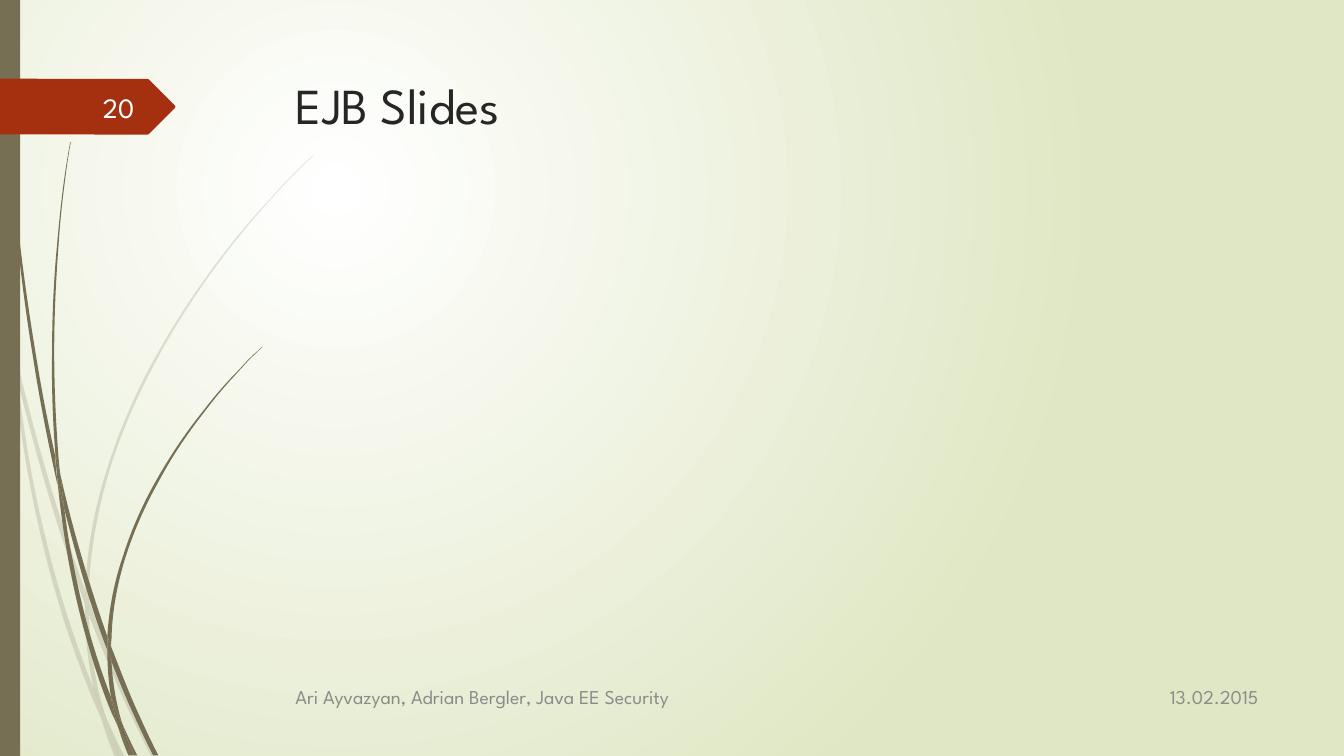
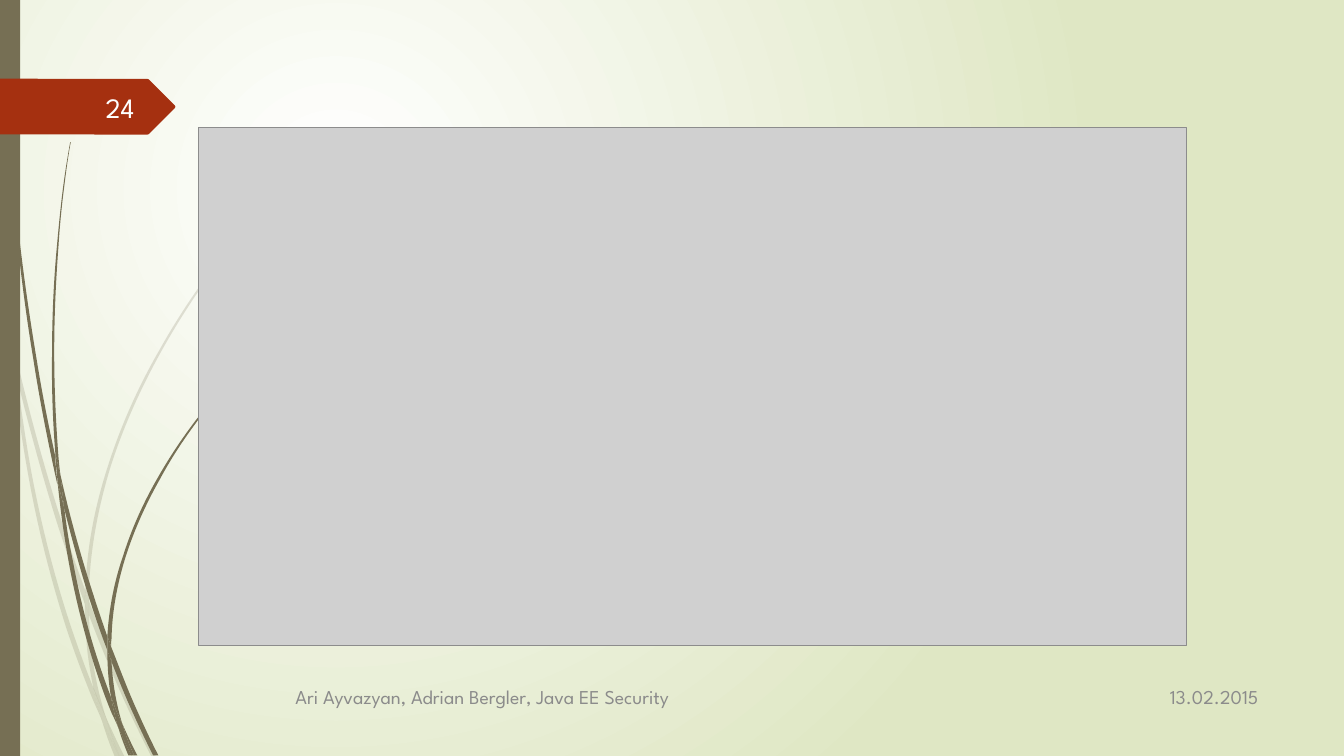
Before and after one commit to aayvazyan-tgm/JavaEESecurityExample, a slide deck: slide 24 of doc/Java EE - Security.pptx (slide 20 before the commit). Drawn at 1344x756 pixels with LibreOffice and Linux fonts; fonts in the diff are those of the drawing; grey boxes stand for pictures. Boxes give left, top, right and bottom in pixels: in the first picture for what was removed or moved away, otherwise in the second. Text is boxed around its words. In the diff, an @@ line names an element or a change of style, - is before the commit and + after.

```diff
--- a/doc/Java EE - Security.pptx
+++ b/doc/Java EE - Security.pptx
@@ title removed at (296, 89, 500, 125) @@
-EJB Slides
@@ page number at (106, 99, 135, 118): text changed @@
-20
+24
@@ picture added at (199, 127, 1187, 645) @@
```
Also in this commit, not shown: 1 other slide changed, 5 slides added, 2 other files.
